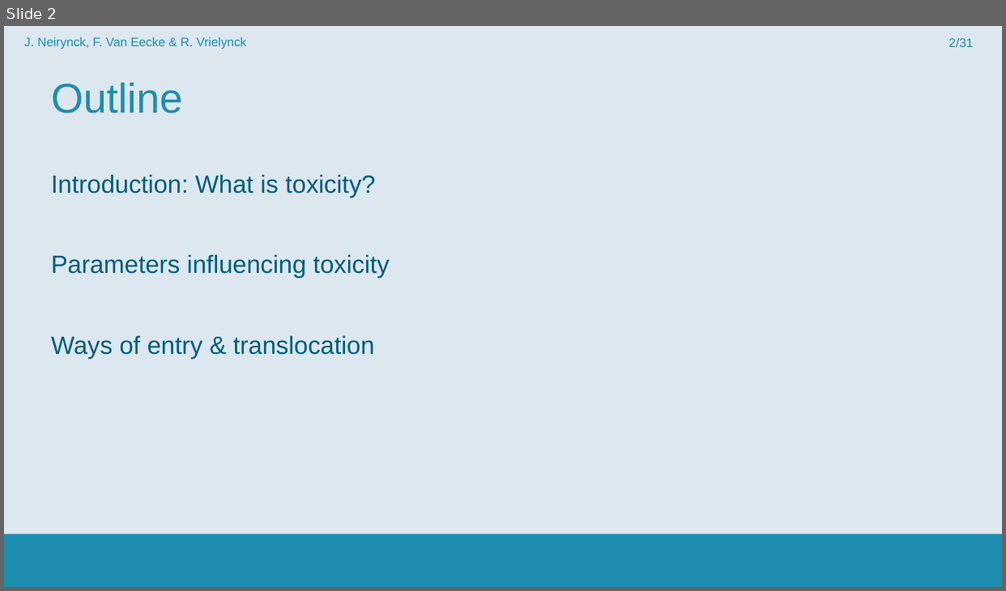
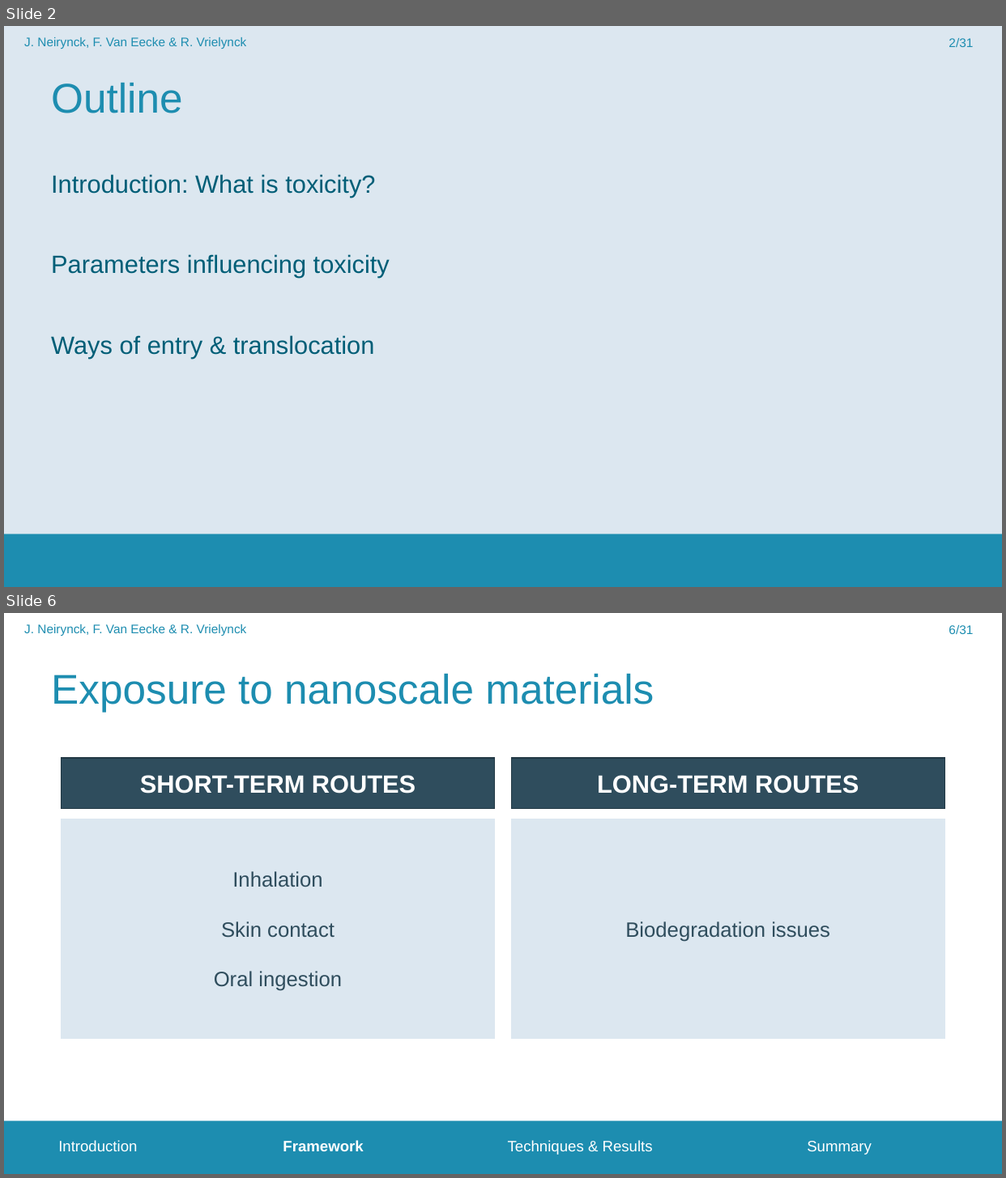
Before and after one commit to FrederikVanEecke/PresentationClusters, a slide deck: NanoparticleToxicity.pptx. Shown one above the other, each under a label of ours: slide 2 before the commit, slides 2 and 6 after it; the slides between them are not shown. The pictures are 1006x591 and 1006x1178 pixels, drawn with LibreOffice and Linux fonts; fonts in the diff are those of the drawing; background and template pictures are left out. Boxes give left, top, right and bottom in pixels: in the first picture for what was removed or moved away, otherwise in the second. Text is boxed around its words. In the diff, an @@ line names an element or a change of style, - is before the commit and + after.

```diff
--- a/NanoparticleToxicity.pptx
+++ b/NanoparticleToxicity.pptx
@@ slide 6 added at (4,613,1002,1174), background #FFFFFF; not listed: 1 template element that a slide beside it also shows @@
@@ text added at (24,624,247,636), 12 pt, text #1D8DB0 @@
+J. Neirynck, F. Van Eecke & R. Vrielynck
@@ page number added at (948,625,973,634), 12 pt, text #1D8DB0 @@
+6/31
@@ title added at (51,673,654,712), 40 pt, text #1D8DB0 @@
+Exposure to nanoscale materials
@@ rectangle added at (62,758,495,809), fill #2F4D5D, outline #233945 1 pt, 24 pt, text #FFFFFF, bold @@
+SHORT-TERM ROUTES
@@ rectangle added at (512,758,945,809), fill #2F4D5D, outline #233945 1 pt, 24 pt, text #FFFFFF, bold @@
+LONG-TERM ROUTES
@@ rectangle added at (62,819,495,1039), fill #DCE7F0, outline #DCE7F0 1 pt, 20 pt, text #2F4D5D @@
+Inhalation
+Skin contact
+Oral ingestion
@@ rectangle added at (512,819,945,1039), fill #DCE7F0, outline #DCE7F0 1 pt, 20 pt, text #2F4D5D @@
+Biodegradation issues
@@ text added at (58,1140,872,1155), 14.5 pt, text #FFFFFF @@
+Introduction Framework Techniques & Results Summary
```
Also in this commit, not shown: 1 slide changed, 4 other slides added.
